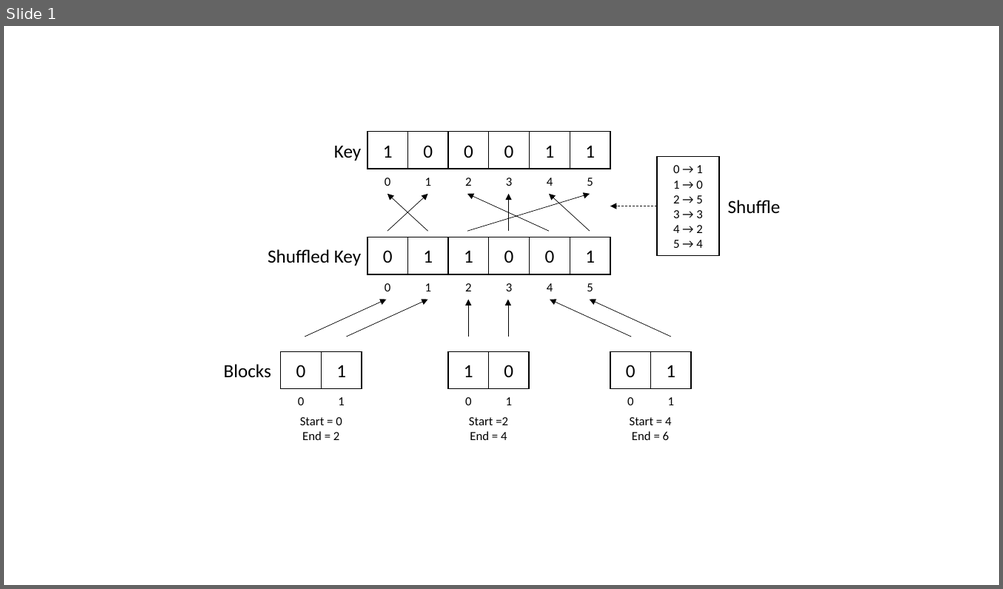
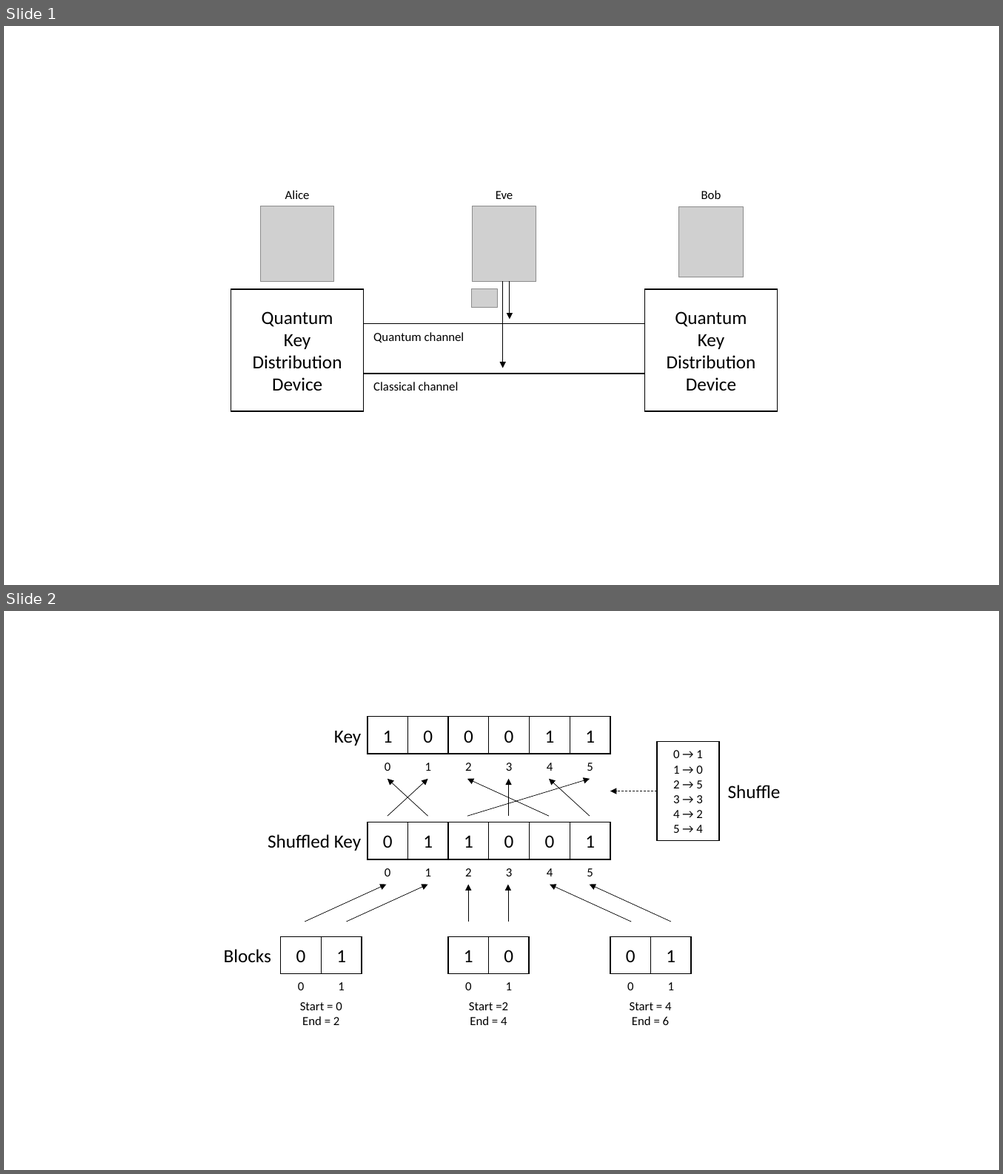
Before and after one commit to brunorijsman/cascade-python, a slide deck: docs/source/figures/figures.pptx. Shown one above the other, each under a label of ours: slide 1 before the commit, slides 1 and 2 after it. The pictures are 1003x589 and 1003x1174 pixels, drawn with LibreOffice and Linux fonts; fonts in the diff are those of the drawing; grey boxes stand for pictures. Boxes give left, top, right and bottom in pixels: in the first picture for what was removed or moved away, otherwise in the second. Text is boxed around its words. In the diff, an @@ line names an element or a change of style, - is before the commit and + after.

```diff
--- a/docs/source/figures/figures.pptx
+++ b/docs/source/figures/figures.pptx
@@ slide 1 added at [4, 26, 999, 585], background #FFFFFF @@
@@ text added at [285, 190, 310, 199], 12 pt, text #000000 @@
+Alice
@@ text added at [495, 191, 513, 199], 12 pt, text #000000 @@
+Eve
@@ text added at [701, 190, 721, 199], 12 pt, text #000000 @@
+Bob
@@ picture added at [261, 207, 335, 282] @@
@@ picture added at [472, 207, 536, 282] @@
@@ picture added at [678, 207, 743, 278] @@
@@ rectangle added at [231, 289, 364, 412], outline #000000 1 pt, 18 pt, text #000000 @@
+Quantum
+Key
+Distribution
+Device
@@ picture added at [472, 289, 498, 307] @@
@@ arrow added from (503, 282) to (503, 369), #000000 0.5 pt @@
@@ arrow added from (509, 282) to (509, 319), #000000 0.5 pt @@
@@ rectangle added at [645, 289, 778, 412], outline #000000 1 pt, 18 pt, text #000000 @@
+Quantum
+Key
+Distribution
+Device
@@ line added from (645, 323) to (364, 323), #000000 1 pt @@
@@ text added at [373, 332, 464, 343], 12 pt, text #000000 @@
+Quantum channel
@@ line added from (645, 374) to (364, 374), #000000 1 pt @@
@@ text added at [373, 382, 458, 391], 12 pt, text #000000 @@
+Classical channel
@@ what was slide 1 is now slide 2 @@
```
Also in this commit, not shown: 2 other slides added, 2 other files.
